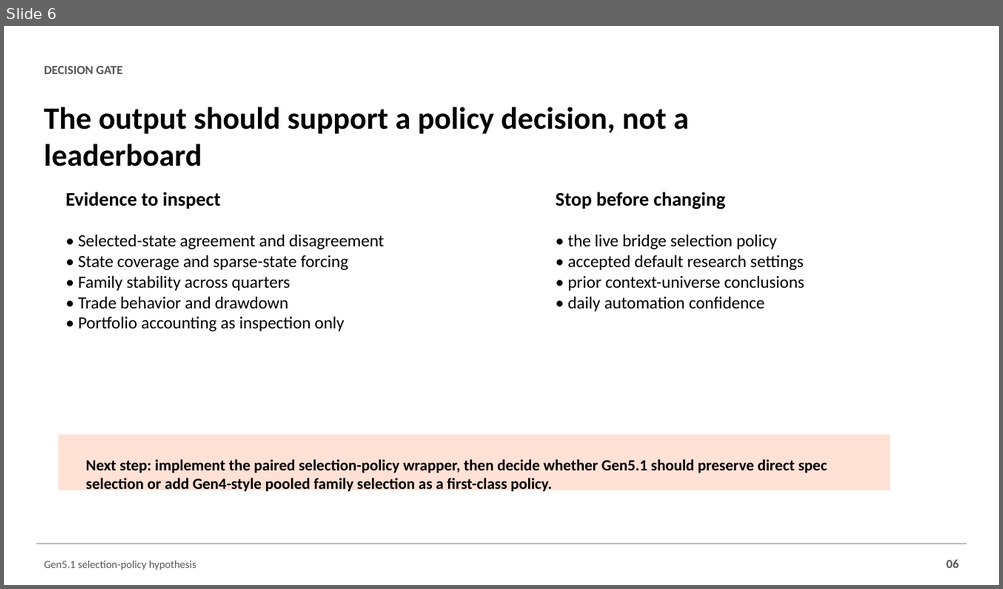
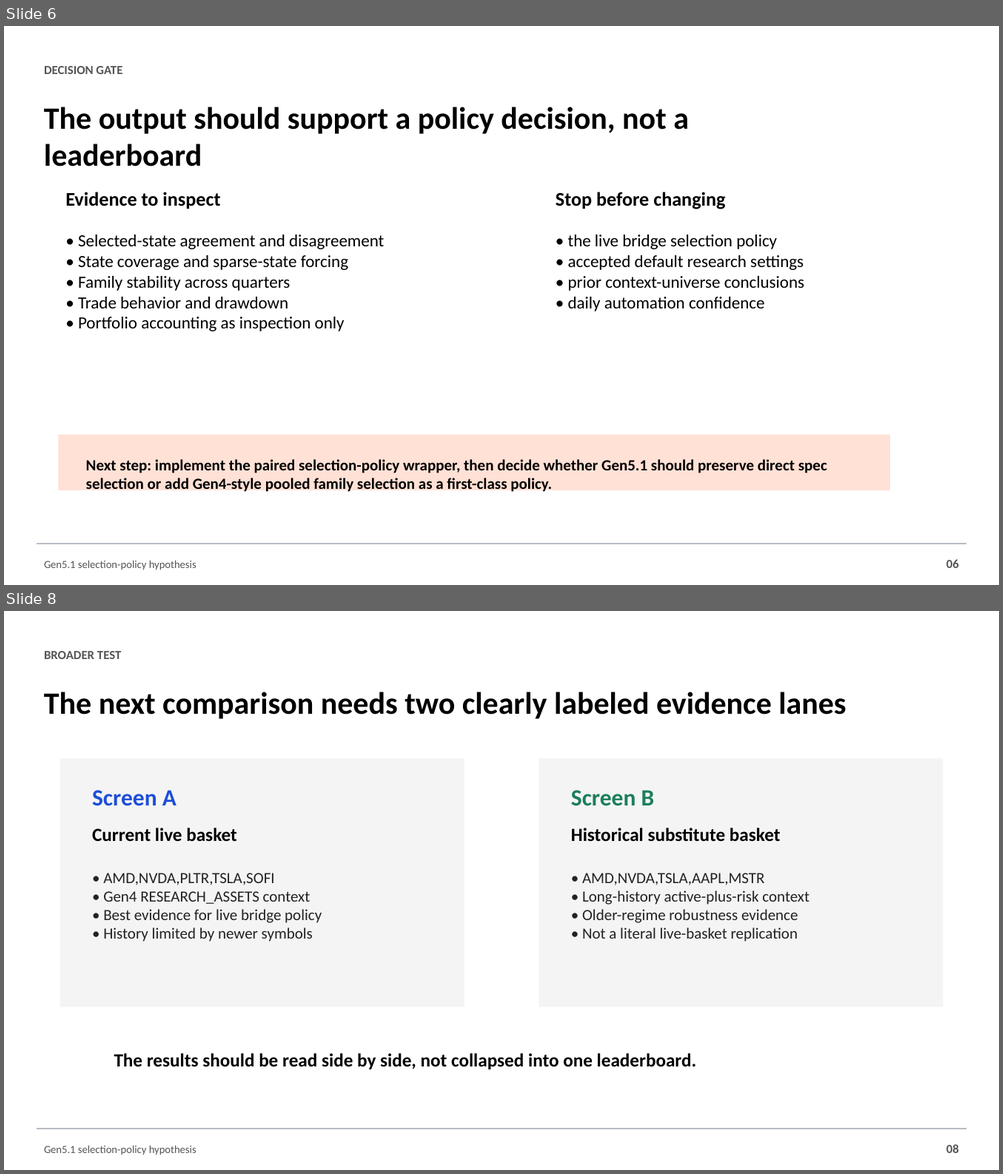
Before and after one commit to Francisc0Franc0/Time-Series-Modeling-Gen5, a slide deck: presentations/gen5_selection_policy_hypothesis.pptx. Shown one above the other, each under a label of ours: slide 6 before the commit, slides 6 and 8 after it; the slides between them are not shown. The pictures are 1003x589 and 1003x1174 pixels, drawn with LibreOffice and Linux fonts; fonts in the diff are those of the drawing. Boxes give left, top, right and bottom in pixels: in the first picture for what was removed or moved away, otherwise in the second. Text is boxed around its words. In the diff, an @@ line names an element or a change of style, - is before the commit and + after.

Commit message:
Add selection policy robustness wrapper

```diff
--- a/presentations/gen5_selection_policy_hypothesis.pptx
+++ b/presentations/gen5_selection_policy_hypothesis.pptx
@@ slide 8 added at bbox=[4, 611, 999, 1170], background #FFFFFF @@
@@ text added at bbox=[44, 651, 121, 659], 12 pt, text #555555, bold @@
+BROADER TEST
@@ text added at bbox=[44, 692, 845, 719], 30 pt, text #000000, bold @@
+The next comparison needs two clearly labeled evidence lanes
@@ rectangle added at bbox=[60, 759, 464, 1007], fill #F4F4F4 @@
@@ rectangle added at bbox=[539, 759, 943, 1007], fill #F4F4F4 @@
@@ text added at bbox=[92, 790, 176, 806], 22.5 pt, text #1D4ED8, bold @@
+Screen A
@@ text added at bbox=[571, 790, 654, 806], 22.5 pt, text #1B7F5A, bold @@
+Screen B
@@ text added at bbox=[92, 828, 237, 842], 18 pt, text #000000, bold @@
+Current live basket
@@ text added at bbox=[571, 828, 780, 842], 18 pt, text #000000, bold @@
+Historical substitute basket
@@ text added at bbox=[103, 873, 321, 942], 15 pt, text #222222 @@
+• AMD,NVDA,PLTR,TSLA,SOFI
+• Gen4 RESEARCH_ASSETS context
+• Best evidence for live bridge policy
+• History limited by newer symbols
@@ text added at bbox=[582, 873, 809, 942], 15 pt, text #222222 @@
+• AMD,NVDA,TSLA,AAPL,MSTR
+• Long-history active-plus-risk context
+• Older-regime robustness evidence
+• Not a literal live-basket replication
@@ text added at bbox=[114, 1054, 697, 1070], 18 pt, text #000000, bold @@
+The results should be read side by side, not collapsed into one leaderboard.
@@ rectangle added at bbox=[37, 1129, 967, 1130], fill #B8BCC4, outline #B8BCC4 0 pt @@
@@ text added at bbox=[44, 1146, 196, 1156], 10.5 pt, text #555555 @@
+Gen5.1 selection-policy hypothesis
@@ text added at bbox=[946, 1145, 959, 1153], 12 pt, text #555555, bold @@
+08
```
Also in this commit, not shown: 2 other slides added, 5 other files.
